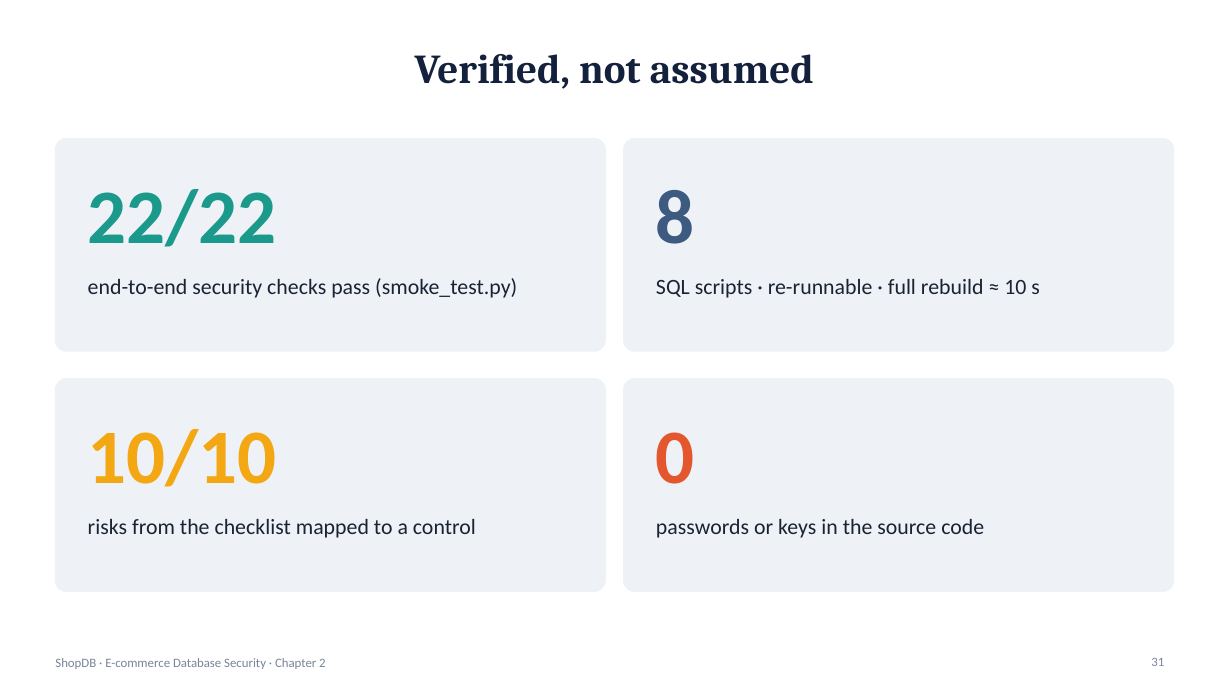
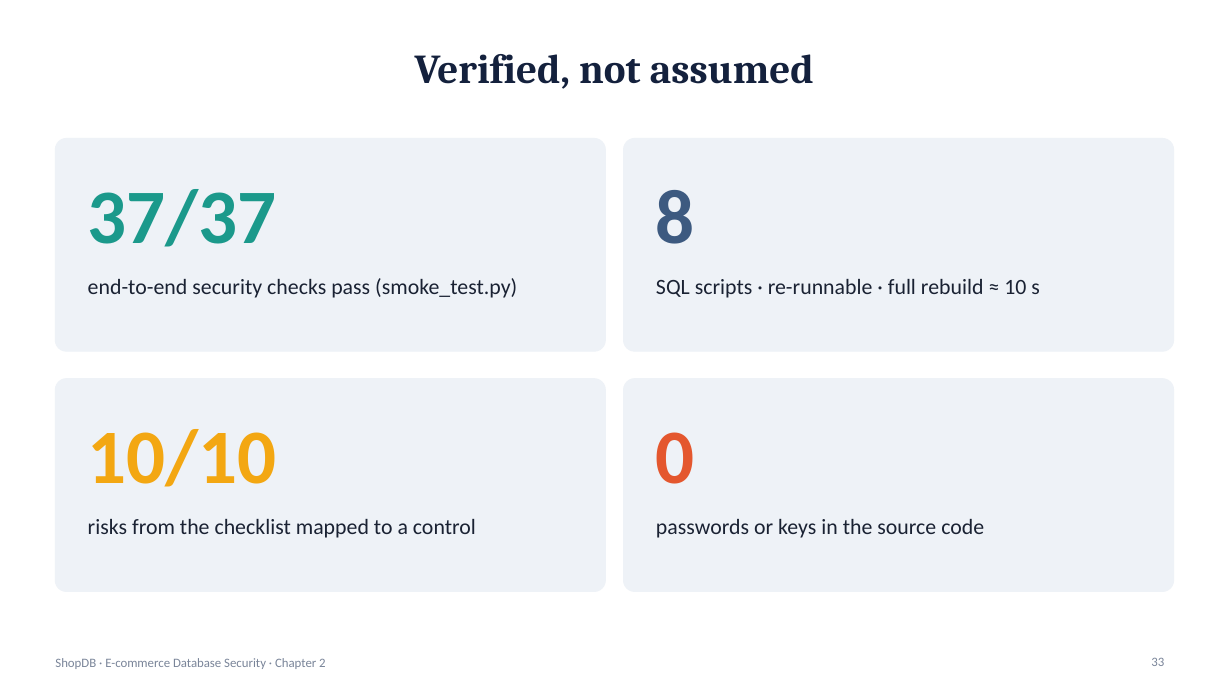
Before and after one commit to nebyu11/infinix-freefire-photobooth, a slide deck: slide 33 of db-security-ecommerce/presentation/DB_Security_Ecommerce.pptx (slide 31 before the commit). Drawn at 1232x693 pixels with LibreOffice and Linux fonts; fonts in the diff are those of the drawing. Boxes give left, top, right and bottom in pixels: in the first picture for what was removed or moved away, otherwise in the second. Text is boxed around its words. In the diff, an @@ line names an element or a change of style, - is before the commit and + after.

```diff
--- a/db-security-ecommerce/presentation/DB_Security_Ecommerce.pptx
+++ b/db-security-ecommerce/presentation/DB_Security_Ecommerce.pptx
@@ text at [88,189,277,247]: text changed @@
-22/22
+37/37
@@ page number at [1151,658,1164,666]: text changed @@
-31
+33
```
Also in this commit, not shown: 7 other slides changed, 2 slides added, 57 other files.
